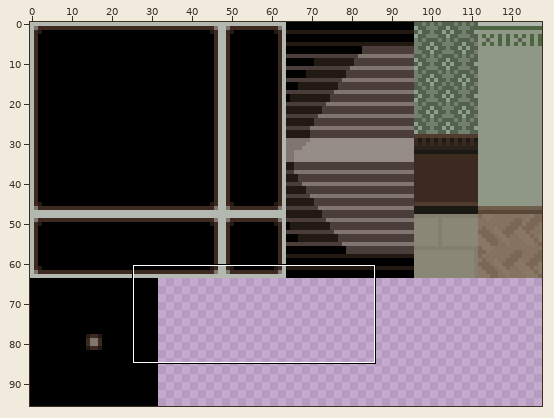
Edited in one commit: sprite sheet (src/game/sprites/data/cfe-bg.png). The picture above shows the old version from afar; the outline marks the close-up.
Close-up. Before the edit:
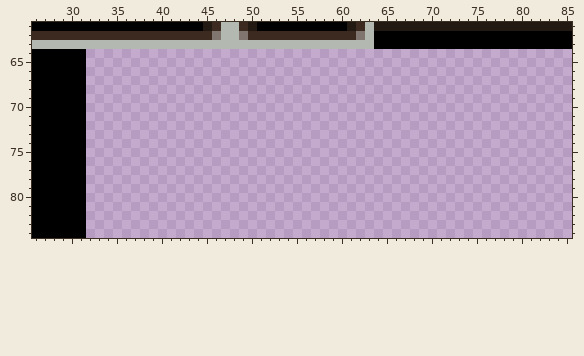
The file is 128x96 pixels. Colours within 5 levels of each other are drawn and written as one. Shown: x 26..85, y 61..84.
After:
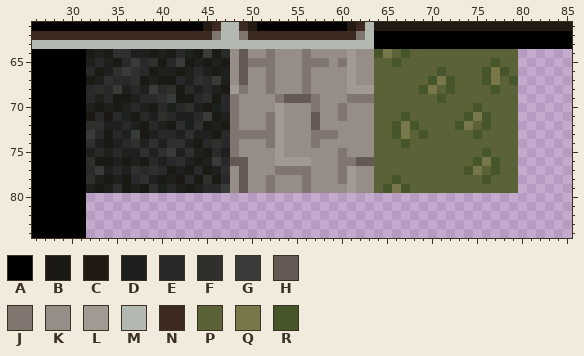
Palette (. is transparent): A #000000  B #1a1914  C #211912  D #1e201e  E #292929  F #2f2f2e  G #393b38  H #655954  J #80756f  K #968d86  L #a19993  M #b3b9b1  N #3c2a20  P #5c6237  Q #78774a  R #47552b
Commit: Basic background tiles for outdoors
The exact change:
y 64: x 32..79 ................................................ -> BDBFFDDBDBEDBGBEKHKKJKKKJKKKKLKKRQPRPPPPPPPPPPPP
y 65: x 32..79 ................................................ -> DEDBEGEFBEGBDBDBKHJJJKKKJJJKJLKKPPRPPPPPPPPPPRPP
y 66: x 32..79 ................................................ -> EBDFGFEBDDBDEDBDKHKKJKKKJKKKKLKKPPPPPPPRPPPPRQRP
y 67: x 32..79 ................................................ -> BDFEEFBDBBEDFEGDKHKKJKKKJKKKKLKKPPPPPPRQRPPPRQPR
y 68: x 32..79 ................................................ -> EFEGDEDGEFBEDEDBLJKKJKKKJKKKKLLLPPPPPRQPRPPPPRPP
y 69: x 32..79 ................................................ -> EDEBBDEEFGBBEFBEJKKKKJHHHJKKKJJJPPPPPPPRPPPPPPPP
y 70: x 32..79 ................................................ -> DBDBDEDBEDEFDBDEJKKKKLKKKJKKJKKKPPPPPPPPPPPRPPPP
y 71: x 32..79 ................................................ -> BEBEDBEDFEDDEGBDJKKKJLKKKHKKJKKKPPPRPPPPPPRQRPPP
y 72: x 32..79 ................................................ -> FFDDEDBEDBFDFBDBJKKKJLKKKHKKKKKKPPRQRPPPPRQPRPPP
y 73: x 32..79 ................................................ -> GEBEDGBDEEDFDDBEJJJJJLKKKJJJKKKKPPRQPRPPPPPRPPPP
y 74: x 32..79 ................................................ -> FDBDEFDFDFFDBEFEJKKKJLKKKJKKKKKKPPPRPPPPPPPPPPPP
y 75: x 32..79 ................................................ -> DEDEDDFDFGDFDBEDJKKKKLKKKKKKJKKKPPPPPPPPPPPPRPPP
y 76: x 32..79 ................................................ -> FBBDBDBEDEFDBDGEHHKKKLLLLKKKJJHHPPPPPPPPPPPRQRPP
y 77: x 32..79 ................................................ -> EGDEDFEFEBDBEBDFKHKKKJJJJKKKJLKKPPPPPPPPPPRQPRPP
y 78: x 32..79 ................................................ -> FDBDBEFDBDBEBFBEKHKKJKKKJKKKJLKKPPRPPPPPPPPPRPPP
y 79: x 32..79 ................................................ -> DBDFBDBFDEDBDEEGKHKKJKKKJKKKKLKKPRQRPPPPPPPPPPPP
Boxes around the changes in both close-ups, in picture pixels (x1, y1, x2, y2):
added: (86, 49, 518, 193)
